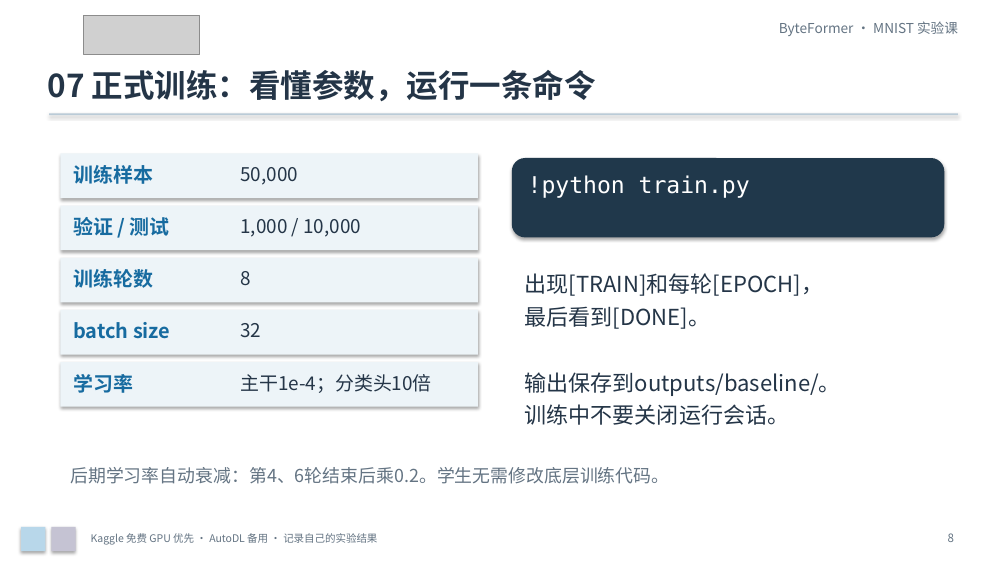
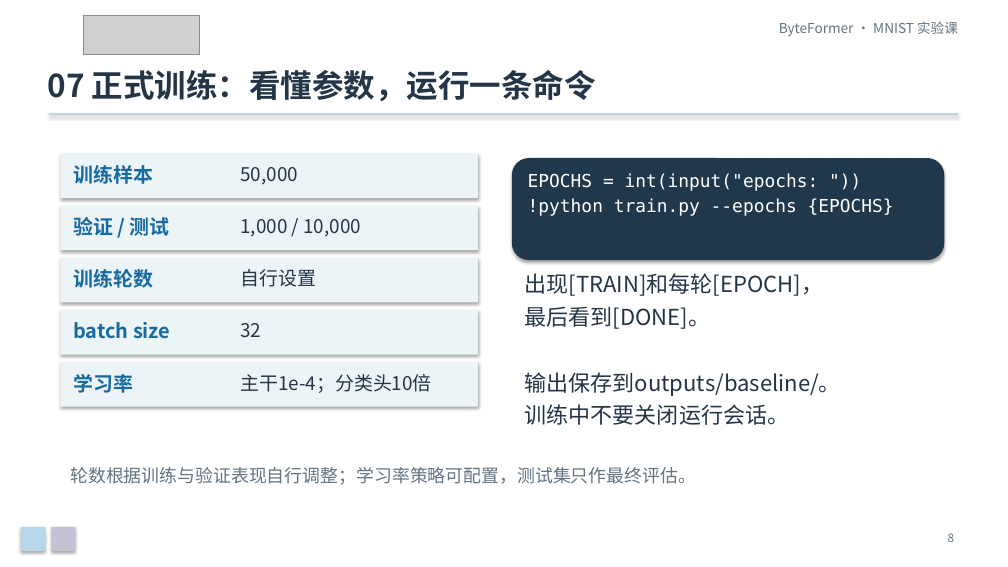
Before and after one commit to Franklin-L/byteformer-mnist-course, a slide deck: slide 8 of docs/ByteFormer_MNIST_零基础实验课.pptx. Drawn at 1008x567 pixels with LibreOffice and Linux fonts; fonts in the diff are those of the drawing; grey boxes stand for pictures. Boxes give left, top, right and bottom in pixels: in the first picture for what was removed or moved away, otherwise in the second. Text is boxed around its words. In the diff, an @@ line names an element or a change of style, - is before the commit and + after.

Commit message:
Let students choose epoch counts and remove repeated slide footer

```diff
--- a/docs/ByteFormer_MNIST_零基础实验课.pptx
+++ b/docs/ByteFormer_MNIST_零基础实验课.pptx
@@ rounded rectangle: place and size @@
-rounded rectangle at (512,158,944,237)
+rounded rectangle at (512,158,944,260)
@@ text at (528,173,894,216): text changed; size 22 to 17 pt @@
-!python train.py
+EPOCHS = int(input("epochs: "))
+!python train.py --epochs {EPOCHS}
@@ text at (240,269,316,287): text changed @@
-8
+自行设置
@@ text at (70,467,696,485): text changed @@
-后期学习率自动衰减：第4、6轮结束后乘0.2。学生无需修改底层训练代码。
+轮数根据训练与验证表现自行调整；学习率策略可配置，测试集只作最终评估。
@@ text removed at (91,533,377,545) @@
-Kaggle 免费 GPU 优先 · AutoDL 备用 · 记录自己的实验结果
```
Also in this commit, not shown: 13 other slides changed, 7 other files.
